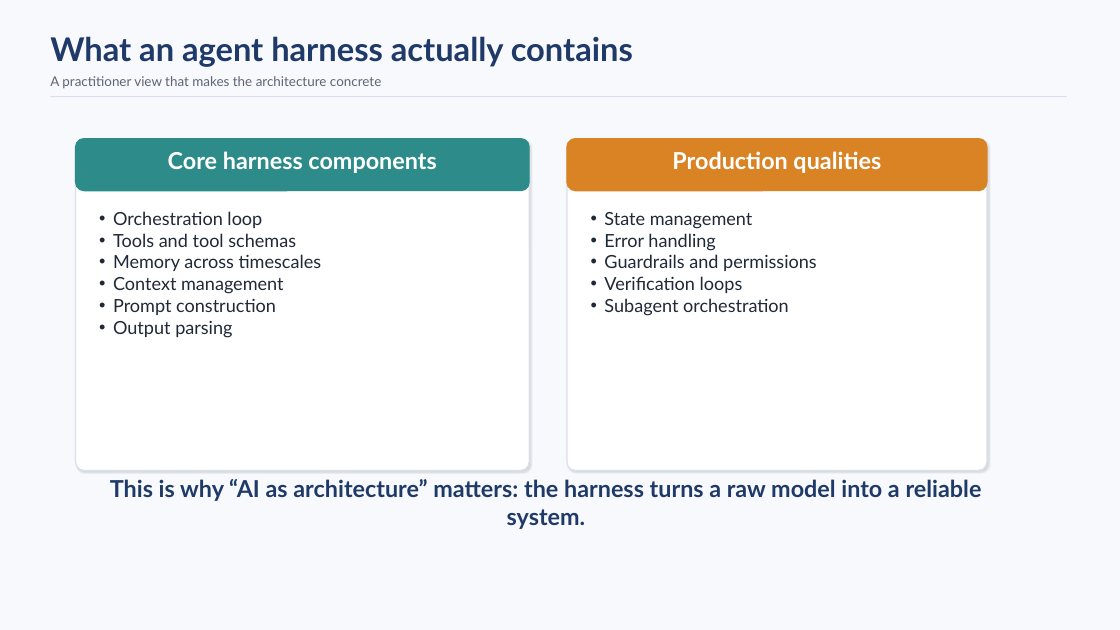
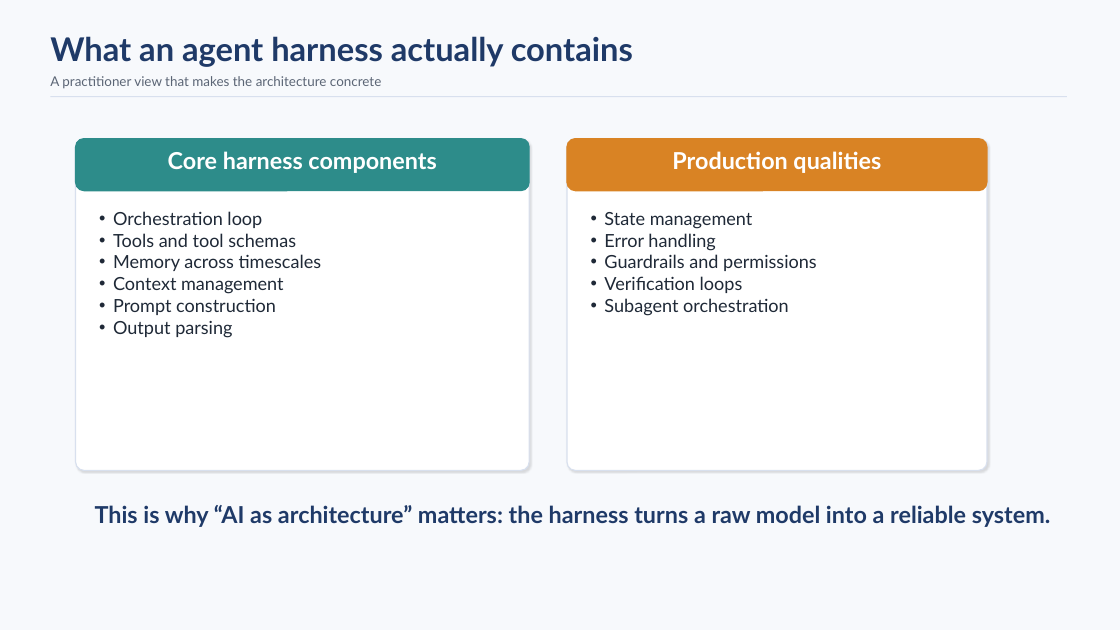
Before and after one commit to mnanos/AI_native_workshop, a slide deck: slide 4 of AI_as_Architecture_with_Harness_Update.pptx. Drawn at 1120x630 pixels with LibreOffice and Linux fonts; fonts in the diff are those of the drawing. Boxes give left, top, right and bottom in pixels: in the first picture for what was removed or moved away, otherwise in the second. Text is boxed around its words. In the diff, an @@ line names an element or a change of style, - is before the commit and + after.

```diff
--- a/AI_as_Architecture_with_Harness_Update.pptx
+++ b/AI_as_Architecture_with_Harness_Update.pptx
@@ text "This is why “AI as ..." rewrapped from box(110, 479, 982, 529) to box(95, 505, 1051, 527) @@
```
Also in this commit, not shown: 3 other slides changed.
